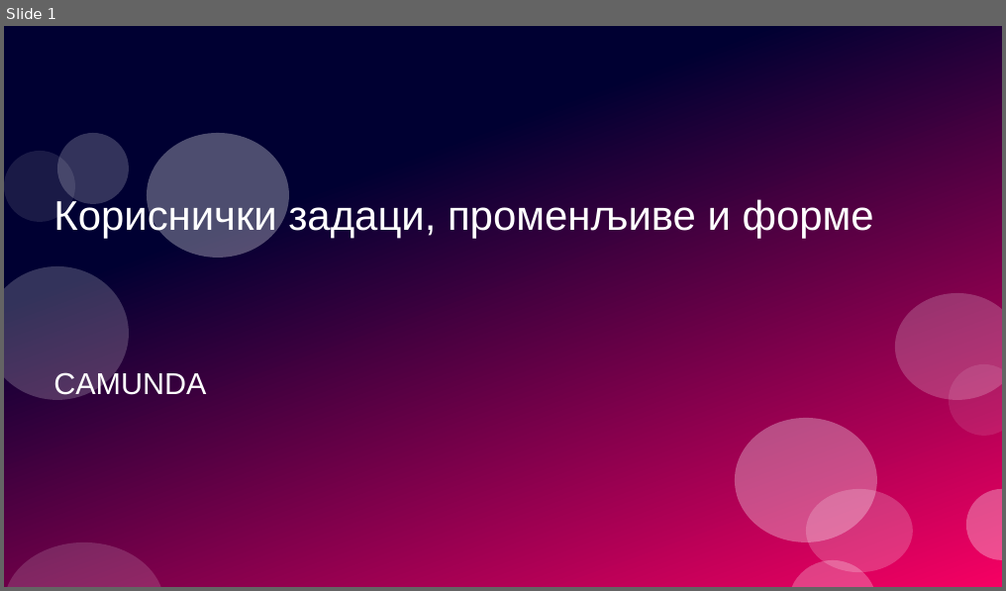
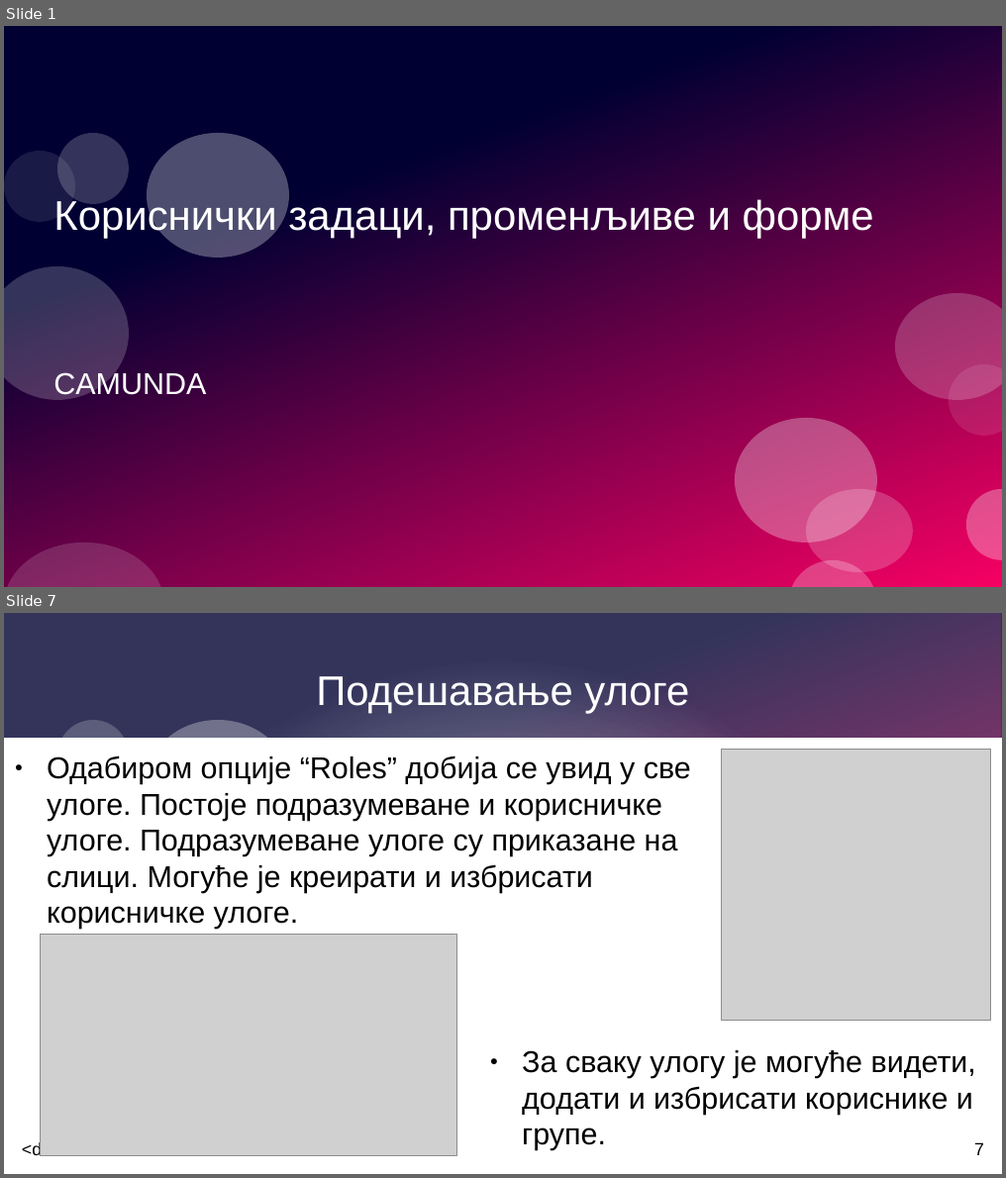
Before and after one commit to balsa-sarenac/upp, a slide deck: 2026-2027/vjezbe/class4/vezbe4.odp. Shown one above the other, each under a label of ours: slide 1 before the commit, slides 1 and 7 after it; the slides between them are not shown. The pictures are 1006x591 and 1006x1178 pixels, drawn with LibreOffice and Linux fonts; fonts in the diff are those of the drawing; grey boxes stand for pictures. Boxes give left, top, right and bottom in pixels: in the first picture for what was removed or moved away, otherwise in the second. Text is boxed around its words. In the diff, an @@ line names an element or a change of style, - is before the commit and + after.

```diff
--- a/2026-2027/vjezbe/class4/vezbe4.odp
+++ b/2026-2027/vjezbe/class4/vezbe4.odp
@@ slide 7 added at box(4, 613, 1002, 1174), background #FFFFFF; not listed: 4 template elements that a slide beside it also shows @@
@@ rectangle added at box(4, 613, 1001, 1174), fill gradient #FFFFFF @@
@@ title added at box(316, 676, 689, 713), 33 pt, text #FFFFFF @@
+Подешавање улоге
@@ ellipse added at box(148, 720, 289, 845), fill #FFFFFF at 30% opacity @@
@@ rectangle added at box(4, 738, 1002, 1174), fill #FFFFFF @@
@@ text added at box(47, 756, 691, 929), 24 pt, text #000000 @@
+● Одабиром опције “Roles” добија се увид у све улоге. Постоје подразумеване и корисничке улоге. Подразумеване улоге су приказане на слици. Могуће је креирати и избрисати корисничке улоге.
@@ picture added at box(722, 749, 991, 1021) @@
@@ picture added at box(41, 935, 456, 1157) @@
@@ text added at box(522, 1051, 976, 1151), 24 pt, text #000000 @@
+● За сваку улогу је могуће видети, додати и избрисати кориснике и групе.
@@ text added at box(22, 1143, 115, 1160), 14 pt, text #000000 @@
+<date/time>
@@ page number added at box(974, 1143, 984, 1156), 14 pt, text #000000 @@
+7
```
Also in this commit, not shown: 1 slide changed, 3 other slides added, 1 slide removed, 1 other file.
